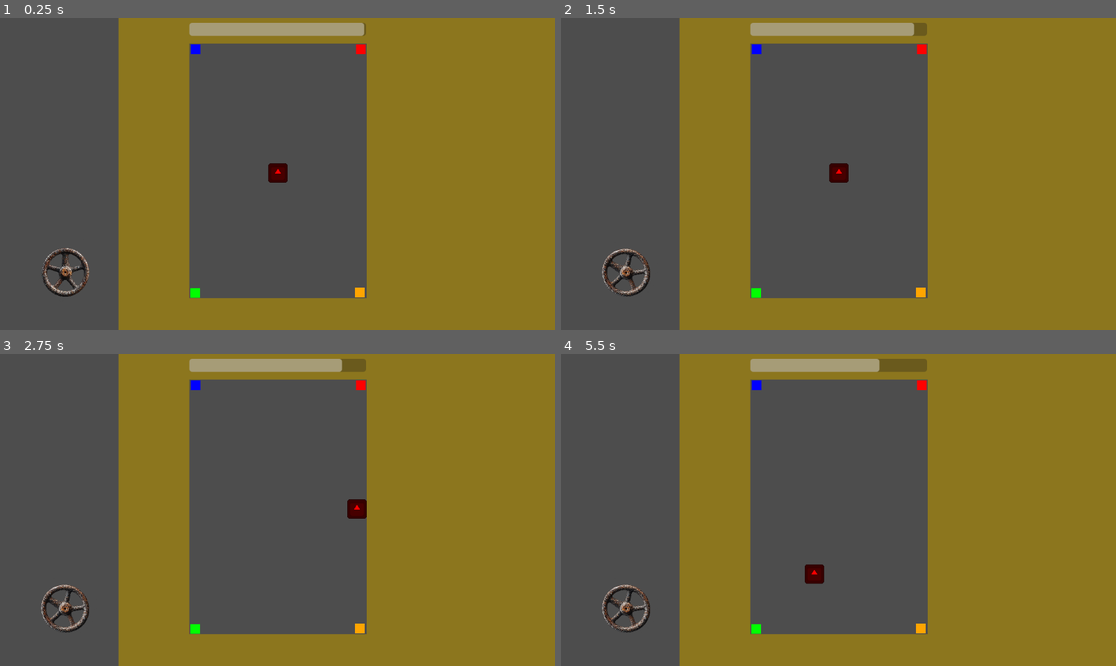
Above: before the commit, frames 1-4 (two rows, left to right).
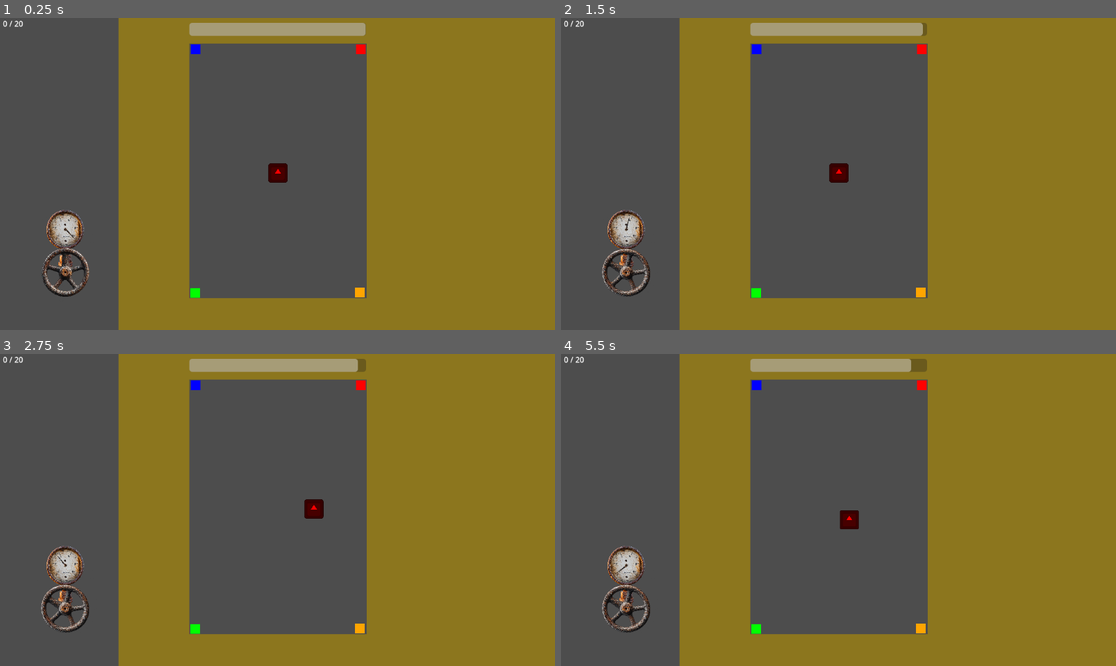
Above: after the commit, the same moments.

Repository: bemotta212/GameJam3
Game: Godot game, scene res://Scenes/level_01.tscn
Same seed, same stepped clock (60 frames per second), same inputs: the game is played once before the commit and once after it. The engine's default icon, where the game draws it, is replaced by a stand-in: a white triangle on a blue panel in a dark square.
Inputs (mouse positions are in pixels of both pictures, inside the frame that each line leads up to):
- Up to frame 1 (0.25 s): no input
- Up to frame 2 (1.5 s): drag from (627, 273) to (755, 49) at 0.52 s; tap Enter at 1.25 s; drag from (727, 189) to (755, 49) at 1.27 s
- Up to frame 3 (2.75 s): tap Space at 2 s; move the mouse to (333, 441) at 2.02 s; hold D (Move_right) from 2.03 s (still down); click (333, 441) at 2.17 s
- Up to frame 4 (5.5 s): release D (Move_right) at 2.75 s; drag from (810, 572) to (921, 385) at 2.77 s; tap Enter at 3.5 s; move the mouse to (1005, 556) at 3.52 s; hold A (Move_left) 3.53-4.25 s; click (1005, 556) at 3.67 s; drag from (672, 463) to (755, 628) at 4.27 s; tap Space at 5 s; move the mouse to (866, 510) at 5.02 s; hold S (Move_down) from 5.03 s (still down); click (866, 510) at 5.17 s

The runs differ from the first frame. In frame 1, 0.7% of the frame differs, in the area x 0-66%, y 0-80%; in frame 2, 0.8%; in frame 3, 1.2%; in frame 4, 1.4%, in the area x 0-64%, y 0-81%.

Commit message:
Indicador de velocidade
O manometro acima da válvula agora mostra a velocidade do jogador

Diff:
--- a/iii-game-jam-unisinos/Scenes/jogador.tscn
+++ b/iii-game-jam-unisinos/Scenes/jogador.tscn
@@ -18,3 +18,9 @@
 [node name="CollisionShape2D" type="CollisionShape2D" parent="."]
 scale = Vector2(2, 2)
 shape = SubResource("RectangleShape2D_6xaqd")
+
+[node name="Speed_down" type="Timer" parent="."]
+wait_time = 0.5
+autostart = true
+
+[connection signal="timeout" from="Speed_down" to="." method="_on_speed_down_timeout"]
--- a/iii-game-jam-unisinos/Scenes/level_01.tscn
+++ b/iii-game-jam-unisinos/Scenes/level_01.tscn
@@ -105,7 +105,7 @@
 
 [node name="Jogador" parent="." instance=ExtResource("1_skhut")]
 position = Vector2(577, 322)
-SPEED = 300.0
+max_speed = 200.0
 
 [node name="Respawn" type="Marker2D" parent="."]
 position = Vector2(577, 322)
@@ -132,7 +132,7 @@
 offset_right = 184.0
 offset_bottom = 37.0
 grow_horizontal = 2
-max_value = 20.0
+max_value = 60.0
 show_percentage = false
 
 [node name="Message" type="Label" parent="UI/Control"]
@@ -151,14 +151,25 @@
 horizontal_alignment = 1
 vertical_alignment = 1
 
+[node name="Delivers_made" type="Label" parent="UI/Control"]
+layout_mode = 0
+offset_right = 54.0
+offset_bottom = 23.0
+text = "0 / 20"
+horizontal_alignment = 1
+vertical_alignment = 1
+
 [node name="Timer" type="Timer" parent="UI"]
-wait_time = 20.0
+wait_time = 60.0
 one_shot = true
 autostart = true
 
 [node name="Valvula_container" parent="." instance=ExtResource("4_ee6e2")]
 position = Vector2(136, 529)
 
+[connection signal="delivered" from="Jogador" to="UI" method="_on_deviver_made"]
 [connection signal="game_won" from="Jogador" to="UI" method="on_game_won"]
+[connection signal="speed_changed" from="Jogador" to="Valvula_container" method="on_player_speed_change"]
 [connection signal="game_lost" from="UI" to="Jogador" method="on_game_lost"]
 [connection signal="timeout" from="UI/Timer" to="UI" method="_on_timer_timeout"]
+[connection signal="valve_rotated" from="Valvula_container" to="Jogador" method="on_valve_rotated"]
--- a/iii-game-jam-unisinos/Scenes/valvula_container.tscn
+++ b/iii-game-jam-unisinos/Scenes/valvula_container.tscn
@@ -1,13 +1,27 @@
-[gd_scene load_steps=4 format=3 uid="uid://b5aruyah8xm4j"]
+[gd_scene load_steps=6 format=3 uid="uid://b5aruyah8xm4j"]
 
 [ext_resource type="Script" path="res://Scripts/valvula_de_pressao.gd" id="1_plvoq"]
+[ext_resource type="Texture2D" uid="uid://c1sbopt0q5ggs" path="res://Assets/Textures/manometro.png" id="2_2hlp8"]
 [ext_resource type="Texture2D" uid="uid://cyvpm1v4m5dgu" path="res://Assets/Textures/valvula.png" id="2_tr1bv"]
+[ext_resource type="Texture2D" uid="uid://b3vvyrb51824r" path="res://Assets/Textures/ponteiro.png" id="3_21bt6"]
 
 [sub_resource type="CircleShape2D" id="CircleShape2D_21wfx"]
 radius = 50.0
 
 [node name="Valvula_container" type="Node2D"]
 script = ExtResource("1_plvoq")
+
+[node name="Manometro" type="Sprite2D" parent="."]
+position = Vector2(0, -70)
+scale = Vector2(0.1, 0.1)
+texture = ExtResource("2_2hlp8")
+
+[node name="Ponteiro" type="Sprite2D" parent="."]
+position = Vector2(1.13687e-13, -90)
+rotation = 1.40499
+scale = Vector2(0.025, 0.025)
+texture = ExtResource("3_21bt6")
+offset = Vector2(400, -300)
 
 [node name="Valvula_de_pressao" type="Area2D" parent="."]
 collision_layer = 8
--- a/iii-game-jam-unisinos/Scripts/jogador.gd
+++ b/iii-game-jam-unisinos/Scripts/jogador.gd
@@ -1,14 +1,20 @@
 extends CharacterBody2D
 
 
-@export var SPEED = 150.0
-
 @onready var sprite : Sprite2D = $Sprite2D
 var current_door : int
-@export var delivers : int = 20
+@export var delivers_needed : int = 20
 var delivers_made : int = 0
 
+@export_group("Movement")
+@export var max_speed : float = 150
+@export var min_speed : float = 45
+@export var SPEED : float = 150.0
+
+
 var game_lost: bool = false
+signal delivered(delivers_made : int)
+signal speed_changed(current_speed : float, max_speed : float, min_speed : float)
 signal game_won
 
 
@@ -65,7 +71,8 @@
 #Teleporta o jogador até o ponto de respawn e muda o objetivo
 func respawn(respawn_point: Marker2D):
 	delivers_made += 1
-	if delivers_made >= delivers:
+	delivered.emit(delivers_made)
+	if delivers_made >= delivers_needed:
 		emit_signal("game_won")
 		return
 	position = respawn_point.position
@@ -74,3 +81,17 @@
 
 func on_game_lost() -> void:
 	game_lost = true
+
+
+func on_valve_rotated(rotation_degrees : float):
+	SPEED += rotation_degrees / 5
+	if SPEED > max_speed:
+		SPEED = max_speed
+	speed_changed.emit(SPEED, max_speed, min_speed)
+
+
+func _on_speed_down_timeout() -> void:
+	SPEED -= 10
+	if SPEED < min_speed:
+		SPEED = min_speed
+	speed_changed.emit(SPEED, max_speed, min_speed)
--- a/iii-game-jam-unisinos/Scripts/ui.gd
+++ b/iii-game-jam-unisinos/Scripts/ui.gd
@@ -3,6 +3,7 @@
 @onready var timer: Timer = $Timer
 @onready var timer_bar:  ProgressBar = $Control/Timer_bar
 @onready var message: Label = $Control/Message
+@onready var delivers_made : Label = $Control/Delivers_made
 
 signal game_lost
 
@@ -20,3 +21,7 @@
 	message.text = "Você Venceu!!!"
 	timer.stop()
 	timer_bar.value = timer_bar.max_value
+
+
+func _on_deviver_made(player_delivers_made : int) -> void:
+	delivers_made.text = str(player_delivers_made) + " / 20"
--- a/iii-game-jam-unisinos/Scripts/valvula_de_pressao.gd
+++ b/iii-game-jam-unisinos/Scripts/valvula_de_pressao.gd
@@ -1,6 +1,11 @@
 extends Node2D
 
-@onready var sprite: Sprite2D = $Valvula_de_pressao/Sprite
+@onready var valve_sprite: Sprite2D = $Valvula_de_pressao/Sprite
+@onready var pointer_sprite: Sprite2D = $Ponteiro
+
+@export_group("Ponteiro")
+@export var pointer_min_rotation : float = -192.0
+@export var pointer_max_rotation : float = 80.5
 
 var is_dragging : bool = false
 var mouse_click : bool = false
@@ -8,12 +13,12 @@
 var last_rotation_degrees : float
 signal valve_rotated(rotation_degrees: float)
 
+
 #Segurado fora da área
 func _input(event: InputEvent) -> void:
 	if event is InputEventMouseButton:	#Caso o input seja com o mouse
 		if event.button_index == MOUSE_BUTTON_LEFT:	#Caso o Input seja o botão esquerdo do mouse
 			if event.is_pressed():
-				print("pressionado")
 				is_dragging = true
 			else:	#Caso o Input não esteja mais sendo pressionado
 				is_dragging = false
@@ -21,21 +26,33 @@
 
 	#Quando o jogador girar a válvula
 	if is_dragging == true and mouse_click == true:
-		sprite.look_at(get_global_mouse_position())
+		valve_sprite.look_at(get_global_mouse_position())
 		#Quanto que o jogador rodou a válvula
-		var rotation_change = sprite.global_rotation_degrees - last_rotation_degrees
+		var rotation_change = valve_sprite.global_rotation_degrees - last_rotation_degrees
 		#Impede o jogador de rodar a válvula ao contrário
 		if rotation_change < 0:
 			rotation_change = 0
-		print(rotation_change)
 		#Atualiza o valor e envia o sinal de rotação
-		last_rotation_degrees = sprite.global_rotation_degrees
+		last_rotation_degrees = valve_sprite.global_rotation_degrees
 		valve_rotated.emit(rotation_change)
+
 
 #Pressionado dentro da área
 func _on_input_event(viewport: Node, event: InputEvent, shape_idx: int) -> void:
 	if event is InputEventMouseButton:	#Caso o input seja com o mouse
 		if event.button_index == MOUSE_BUTTON_LEFT:	#Caso o Input seja o botão esquerdo do mouse
 			if event.is_pressed():
-				print("pressionado na area")
 				mouse_click = true
+
+
+#Muda a rotação do ponteiro sempre que a velocidade do jogador mudar
+func on_player_speed_change(player_current_speed : float, player_max_speed : float, player_min_speed : float):
+	#Intervalo entre os valores máximos e mínimos da velocidade do jogador e da rotação do ponteiro
+	var player_speed_range = player_max_speed - player_min_speed
+	var pointer_rotation_range = pointer_max_rotation - pointer_min_rotation
+	#Quantas unidades a velocidade do jogador são um grau de rotação do ponteiro
+	var speed_to_degrees = pointer_rotation_range / player_speed_range
+
+	#A velocidade do jogador é mostrada na rotação do ponteiro
+	var player_absolute_speed = player_current_speed - player_min_speed
+	pointer_sprite.global_rotation_degrees = pointer_min_rotation + player_absolute_speed * speed_to_degrees
--- a/iii-game-jam-unisinos/project.godot
+++ b/iii-game-jam-unisinos/project.godot
@@ -41,6 +41,10 @@
 "events": [Object(InputEventKey,"resource_local_to_scene":false,"resource_name":"","device":-1,"window_id":0,"alt_press …(192 unchanged characters)…
 ]
 }
+Restart={
+"deadzone": 0.5,
+"events": []
+}
 
 [layer_names]
 
Not shown, added: iii-game-jam-unisinos/Assets/Textures/vidro.png.import
